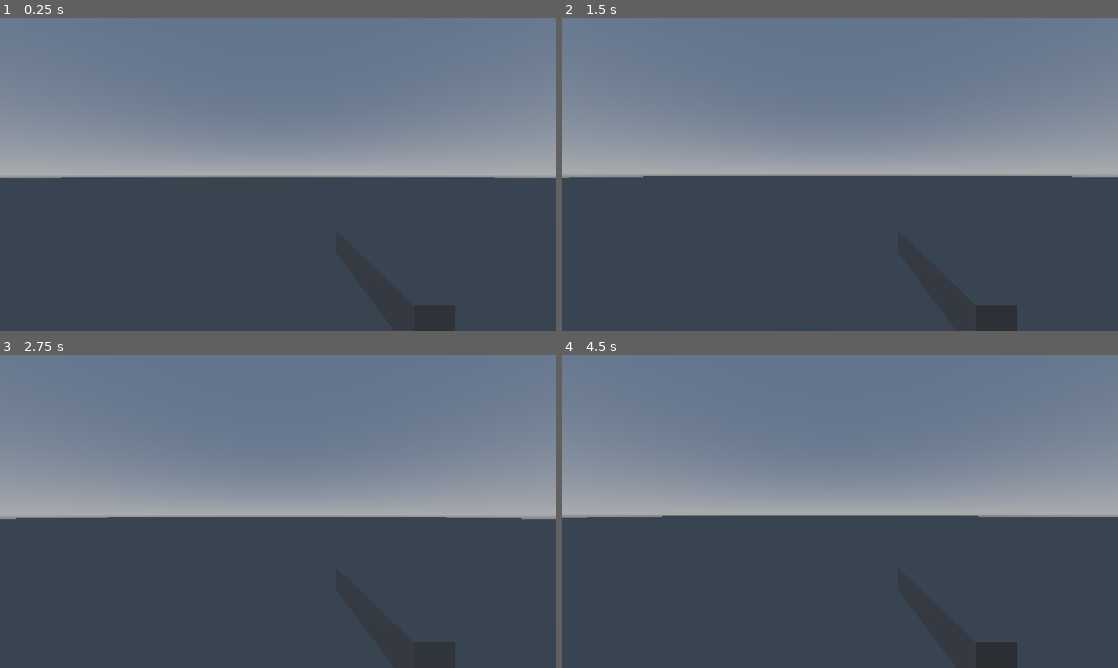
Above: before the commit, frames 1-4 (two rows, left to right).
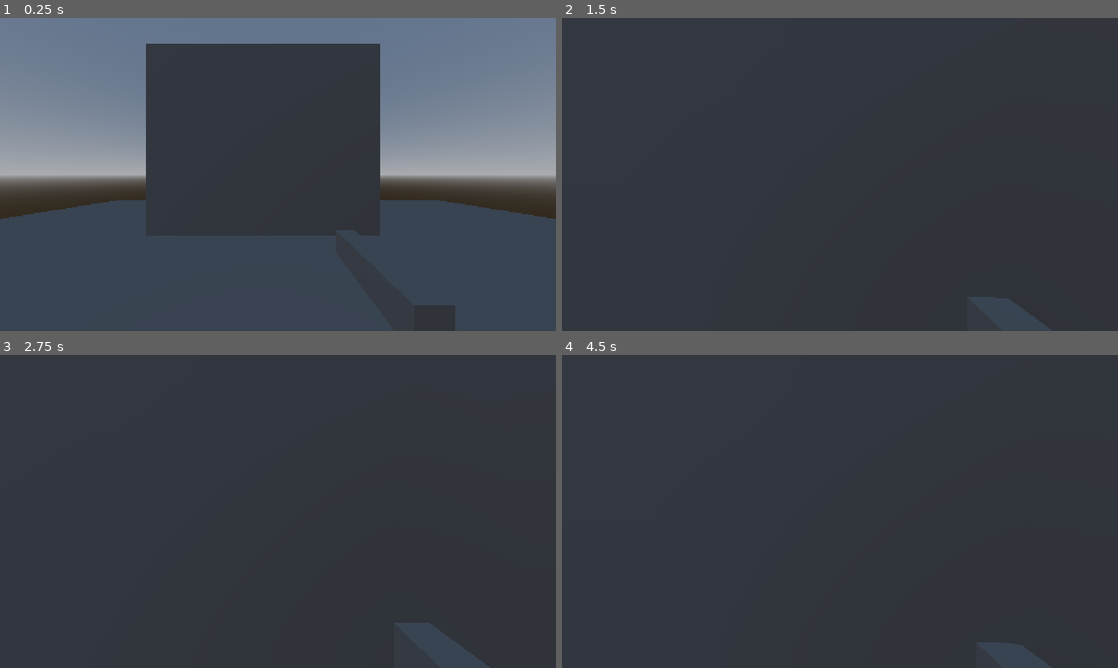
Above: after the commit, the same moments.

Repository: CodeCastersD20/Armagedon_CodeCasters
Game: Godot game, scene res://scenes/main.tscn
The game is run twice, just before and just after one commit, with the same random seed, the same clock (stepped at 60 frames per second) and the same inputs.
Inputs (mouse positions are in pixels of both pictures, inside the frame that each line leads up to):
- Up to frame 1 (0.25 s): no input
- Up to frame 2 (1.5 s): tap Enter at 0.5 s; move the mouse to (867, 174) at 0.52 s; hold W (move_forward) from 0.53 s (still down); tap Space (jump) at 0.77 s; move the mouse to (812, 174) at 1.27 s
- Up to frame 3 (2.75 s): keep holding W (move_forward); tap Space (jump) at 1.52, 2 s; move the mouse to (289, 505) at 2.02 s
- Up to frame 4 (4.5 s): keep holding W (move_forward); tap Enter at 2.75 s; move the mouse to (834, 517) at 2.77 s; tap Space (jump) at 3.02, 3.77 s; move the mouse to (878, 514) at 3.52 s; move the mouse to (795, 508) at 4.27 s

The runs differ from the first frame. In frame 1, 23% of the frame differs, in the area x 0-100%, y 8-65%; in frame 2, 52%; in frame 3, 52%; in frame 4, 52%, in the area x 0-100%, y 0-100%.

Commit message:
feat(arena): suelo de 20x20 y pared de prueba en World

Diff:
--- a/armagedon/scenes/World/World.tscn
+++ b/armagedon/scenes/World/World.tscn
@@ -22,8 +22,13 @@
 [node name="Player" parent="." unique_id=1210332556 instance=ExtResource("1_6rd1t")]
 transform = Transform3D(1, 0, 0, 0, 1, 0, 0, 0, 1, 0.0056672096, 0.009530306, 0.007673621)
 
-[node name="CSGBox3D" type="CSGBox3D" parent="." unique_id=671298003]
-transform = Transform3D(1, 0, 0, 0, 1, 0, 0, 0, 1, -0.10339737, -1.4835205, -0.1125412)
+[node name="Suelo" type="CSGBox3D" parent="." unique_id=671298003]
 use_collision = true
 collision_layer = 2
-size = Vector3(400, 0.001, 400)
+size = Vector3(20, 0.001, 20)
+
+[node name="pared" type="CSGBox3D" parent="." unique_id=112390329]
+transform = Transform3D(1, 0, 0, 0, 1, 0, 0, 0, 1, -0.37693357, 2.4946234, -4.1150413)
+use_collision = true
+collision_layer = 2
+size = Vector3(6.1, 5, 0.1)
